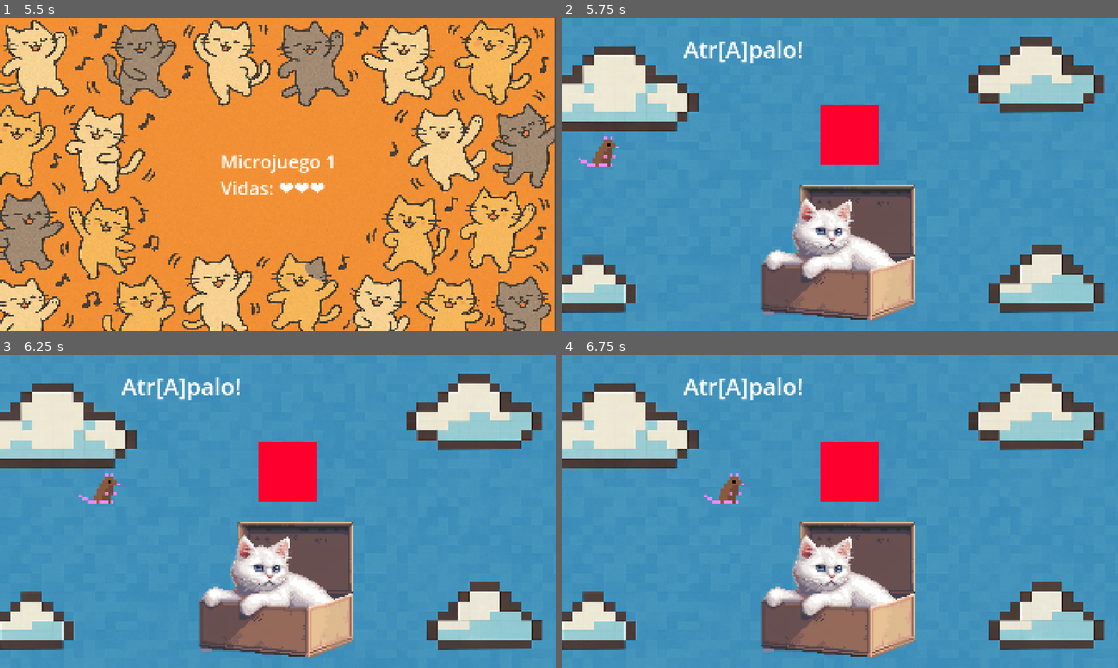
Above: before the commit, frames 1-4 (two rows, left to right).
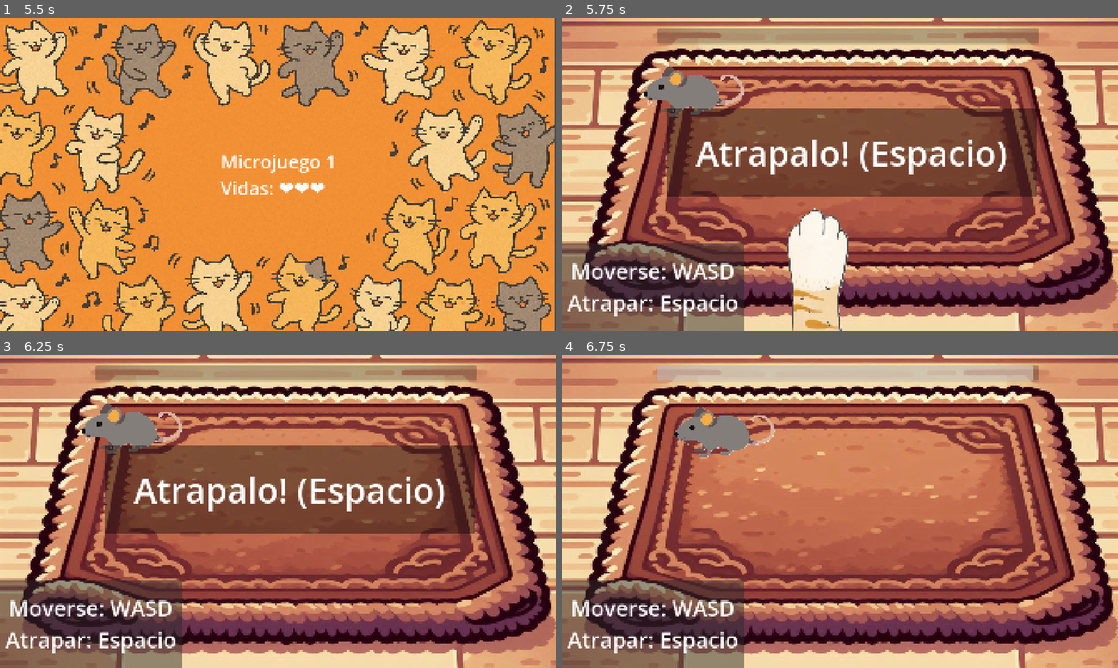
Above: after the commit, the same moments.

Repository: BenjaminCuello/Gatcha-Cat-Microgames
Game: Godot game, scene res://escenas/menu_principal.tscn
Two runs of this game, one before a commit and one after it. Both use one fixed random seed, a clock stepped at 60 frames per second and the inputs below.
Inputs:
- Up to frame 1 (5.5 s): click "Modo Historia" at 0.5 s; tap Enter at 1.25, 2.75, 4.25 s; hold D 1.28-2.03 s; hold Space 1.28-2.03 s; hold S 2.03-2.78 s; tap F at 2.1, 3.6, 5.1 s; tap Space at 2.27, 2.3, 2.57, 3.77, 3.8, 4.07, 5.27, 5.3 s; hold D 2.78-3.53 s; hold Space 2.78-3.53 s; hold W 3.53-4.28 s; hold Space 4.28-5.03 s; hold A from 4.28 s (still down)
- Up to frame 2 (5.75 s): keep holding A; tap Space at 5.57 s
- Up to frame 3 (6.25 s): release A at 5.78 s; hold S from 5.78 s (still down); hold Space from 5.78 s (still down)
- Up to frame 4 (6.75 s): release S at 6.53 s; release Space at 6.53 s; hold D from 6.53 s (still down); tap F at 6.6 s

Frame 1 is identical in both runs. In frame 2, 99% of the frame differs, in the area x 0-100%, y 0-100%; in frame 3, 99%; in frame 4, 99%.

Commit message:
+AtraparRaton
Se agregó el micro-juego "atrapar al ratón"

Diff:
--- /dev/null
+++ b/v4/microjuegos/atrapar_raton.tscn
@@ -0,0 +1,120 @@
+[gd_scene load_steps=12 format=3 uid="uid://buimetqyn1608"]
+
+[ext_resource type="Script" uid="uid://dcjfhs8dpor00" path="res://microjuegos/atrapar_ratonEs.gd" id="1_cc5ib"]
+[ext_resource type="Texture2D" uid="uid://bx8qkatbukb3n" path="res://fondos/alfombra.jpeg" id="2_4786f"]
+[ext_resource type="Texture2D" uid="uid://tdvjlb3x4vvv" path="res://sprites/microAtrapaAlRaton/RATON.png" id="3_37c7n"]
+[ext_resource type="Script" uid="uid://cwi0oysj73cyj" path="res://scripts/pata_gato.gd" id="4_ygb7e"]
+[ext_resource type="Texture2D" uid="uid://brqk6otj130cm" path="res://sprites/microAtrapaAlRaton/aaa.png" id="5_elslu"]
+
+[sub_resource type="Animation" id="Animation_5i25o"]
+length = 5.0
+loop_mode = 1
+tracks/0/type = "value"
+tracks/0/imported = false
+tracks/0/enabled = true
+tracks/0/path = NodePath(".:position")
+tracks/0/interp = 1
+tracks/0/loop_wrap = true
+tracks/0/keys = {
+"times": PackedFloat32Array(0, 0.4, 1.03333, 1.66667, 2.03333, 2.6, 3.16667, 3.66667, 4.53333),
+"transitions": PackedFloat32Array(1, 1, 1, 1, 1, 1, 1, 1, 1),
+"update": 0,
+"values": [Vector2(451, 255), Vector2(1089, 323), Vector2(416, 726), Vector2(1389, 648), Vector2(1019, 503), Vector2(244, 585), Vector2(860, 296), Vector2(1128, 637), Vector2(1527, 232)]
+}
+
+[sub_resource type="Animation" id="Animation_syxkw"]
+resource_name = "movimiento"
+length = 10.0
+tracks/0/type = "value"
+tracks/0/imported = false
+tracks/0/enabled = true
+tracks/0/path = NodePath(".:position")
+tracks/0/interp = 1
+tracks/0/loop_wrap = true
+tracks/0/keys = {
+"times": PackedFloat32Array(0, 0.533333, 1.13333, 2.03333, 3, 3.83333, 4.73333, 5.36667, 6.06667, 6.8, 7.6, 8.53333, 9.26667, 9.96667),
+"transitions": PackedFloat32Array(1, 1, 1, 1, 1, 1, 1, 1, 1, 1, 1, 1, 1, 1),
+"update": 0,
+"values": [Vector2(159, 80), Vector2(656, 232), Vector2(166, 826), Vector2(59, 429), Vector2(1022, 205), Vector2(1153, 913), Vector2(763, 64), Vector2(1319, 85), Vector2(97, 893), Vector2(277, 375), Vector2(1454, 320), Vector2(743, 124), Vector2(688, 1035), Vector2(159, 80)]
+}
+
+[sub_resource type="AnimationLibrary" id="AnimationLibrary_jls5e"]
+_data = {
+&"RESET": SubResource("Animation_5i25o"),
+&"movimiento": SubResource("Animation_syxkw")
+}
+
+[sub_resource type="RectangleShape2D" id="RectangleShape2D_1aiqp"]
+size = Vector2(311, 365)
+
+[sub_resource type="StyleBoxFlat" id="StyleBoxFlat_4786f"]
+bg_color = Color(0.165656, 0.165656, 0.165657, 0.486275)
+
+[sub_resource type="StyleBoxFlat" id="StyleBoxFlat_cc5ib"]
+bg_color = Color(0, 0, 0, 0.411765)
+
+[node name="AtraparRaton" type="Node2D"]
+script = ExtResource("1_cc5ib")
+
+[node name="Alfombra" type="Sprite2D" parent="."]
+position = Vector2(960.766, 517.39)
+scale = Vector2(1.87741, 1.54474)
+texture = ExtResource("2_4786f")
+
+[node name="SpriteRaton" type="Sprite2D" parent="."]
+position = Vector2(451, 255)
+scale = Vector2(0.664216, 0.664216)
+texture = ExtResource("3_37c7n")
+
+[node name="AnimationPlayer" type="AnimationPlayer" parent="SpriteRaton"]
+libraries = {
+&"": SubResource("AnimationLibrary_jls5e")
+}
+
+[node name="pataGato" type="CharacterBody2D" parent="."]
+script = ExtResource("4_ygb7e")
+vel_gato = 1000
+
+[node name="sprite" type="Sprite2D" parent="pataGato"]
+position = Vector2(961.05, 858)
+texture = ExtResource("5_elslu")
+
+[node name="CollisionShape2D" type="CollisionShape2D" parent="pataGato"]
+position = Vector2(961.5, 800.5)
+shape = SubResource("RectangleShape2D_1aiqp")
+
+[node name="TiempoRestante" type="Timer" parent="."]
+wait_time = 5.0
+one_shot = true
+
+[node name="barraDeTiempo" type="ProgressBar" parent="."]
+offset_left = 328.0
+offset_top = 36.0
+offset_right = 1645.0
+offset_bottom = 89.0
+show_percentage = false
+
+[node name="Controles" type="Label" parent="."]
+offset_top = 774.0
+offset_right = 627.0
+offset_bottom = 1079.0
+theme_override_colors/font_color = Color(1, 1, 1, 1)
+theme_override_font_sizes/font_size = 75
+theme_override_styles/normal = SubResource("StyleBoxFlat_4786f")
+text = "Moverse: WASD
+Atrapar: Espacio"
+horizontal_alignment = 1
+vertical_alignment = 1
+
+[node name="Instruccion" type="Label" parent="."]
+offset_left = 360.0
+offset_top = 311.0
+offset_right = 1638.0
+offset_bottom = 616.0
+theme_override_font_sizes/font_size = 120
+theme_override_styles/normal = SubResource("StyleBoxFlat_cc5ib")
+text = "Atrapalo! (Espacio)"
+horizontal_alignment = 1
+vertical_alignment = 1
+
+[connection signal="timeout" from="TiempoRestante" to="." method="_on_timer_timeout"]
--- /dev/null
+++ b/v4/microjuegos/atrapar_ratonEs.gd
@@ -0,0 +1,50 @@
+extends Node2D
+signal finished(success)
+
+@onready var cat = $pataGato/CollisionShape2D
+@onready var mouse = $SpriteRaton
+@onready var jugando = true
+@export var duracion_juego = 5.0
+
+func _process(delta):
+	#print("a")
+	if Input.is_key_pressed(KEY_SPACE) and jugando == true:
+		agarrarRaton()
+
+	if $TiempoRestante.time_left >= 0:
+		$barraDeTiempo.value = $TiempoRestante.time_left
+
+func _ready():
+	await get_tree().create_timer(0.05).timeout
+	#por alguna razón si no te mueves por una partida entera, la siguiente vez que jueges
+	#la pata de gato desaparece, por lo que esto es para ponerla en su lugar (no funciona sin el timer)
+	$pataGato.position.x = 0.0
+	$pataGato.position.y = 0.0
+	await get_tree().create_timer(1.0).timeout
+	$SpriteRaton/AnimationPlayer.play("RESET")
+	$Instruccion.visible = false
+	$barraDeTiempo.max_value = duracion_juego
+	$barraDeTiempo.value = 0
+	$barraDeTiempo.value = duracion_juego
+
+	$TiempoRestante.start(duracion_juego)
+
+func agarrarRaton():
+	var distancia = cat.global_position.distance_to(mouse.global_position)
+	var radioAtrapar = 120
+	#print("Distancia entre gato y ratón: ", distancia)
+
+	if distancia <= radioAtrapar:
+		$Instruccion.text = "¡Lo atrapaste!"
+		$Instruccion.visible = true
+		print("¡Lo atrapaste!")
+		emit_signal("finished", true)
+		jugando = false
+		$TiempoRestante.stop()
+	else:
+		print("No le diste")
+
+func _on_timer_timeout():
+	jugando = false
+	emit_signal("finished", false)
+	print("juego terminado por tiempo, perdiste")
--- a/v4/scripts/juego.gd
+++ b/v4/scripts/juego.gd
@@ -7,14 +7,19 @@
 
 # Lista de microjuegos disponibles
 var lista_microjuegos = [
+	"res://microjuegos/atrapar_raton.tscn"
+]
+
+'''var lista_microjuegos = [
 	"res://microjuegos/Tecla gatuna (1).tscn",
 	"res://microjuegos/Gato equilibrio (2).tscn",
 	"res://microjuegos/Abrelatas (3).tscn",
 	"res://microjuegos/Morder al muñeco(4).tscn",
 	"res://microjuegos/Baile rítmico (5).tscn",
-	"res://microjuegos/Atrapalo (6).tscn"
+	"res://microjuegos/Atrapalo (6).tscn",
+]'''
 
-]
+
 # Elegir uno al azar
 func obtener_microjuego_aleatorio() -> String:
 	return lista_microjuegos.pick_random()
--- /dev/null
+++ b/v4/scripts/pata_gato.gd
@@ -0,0 +1,27 @@
+class_name PataGato
+extends CharacterBody2D
+
+#velocidad de movimiento para gato
+@export var vel_gato = 100
+
+func _physics_process(delta):
+	#separados para que se pueda ir orizontal y verticalmente
+
+	if Input.is_key_pressed(KEY_A): #izquierda
+		velocity.x = vel_gato * -1
+	elif Input.is_key_pressed(KEY_D): #derecha
+		velocity.x = vel_gato
+	else: #ninguno
+		velocity.x = 0
+
+	if Input.is_key_pressed(KEY_W): #arriba
+		velocity.y = vel_gato * -1
+	elif Input.is_key_pressed(KEY_S): #abajo
+		velocity.y = vel_gato
+	else: #ninguno
+		velocity.y = 0
+
+	move_and_slide()
+
+func pres_izquierda():
+	velocity.x = vel_gato * -1
Binary file added: v4/fondos/alfombra.jpeg
Not shown, added: v4/fondos/alfombra.jpeg.import
Not shown, added: v4/microjuegos/atrapar_ratonEs.gd.uid
Not shown, added: v4/scripts/pata_gato.gd.uid
Binary file added: v4/sprites/microAtrapaAlRaton/RATON.png
Not shown, added: v4/sprites/microAtrapaAlRaton/RATON.png.import
Binary file added: v4/sprites/microAtrapaAlRaton/aaa.png
Not shown, added: v4/sprites/microAtrapaAlRaton/aaa.png.import
